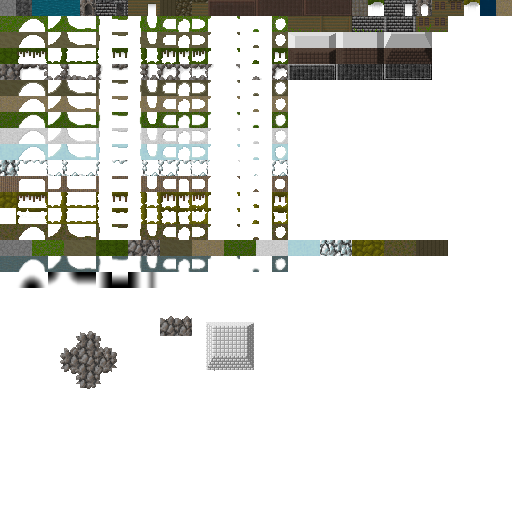
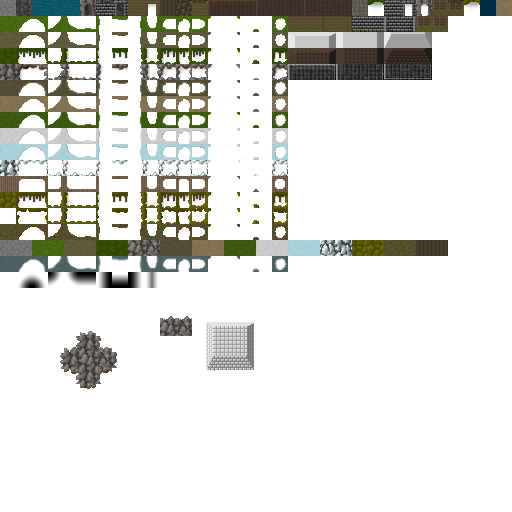
Layers edited between the first and the second 512x512 image:
painted on "foreground" over <box>17,48,288,208</box>
